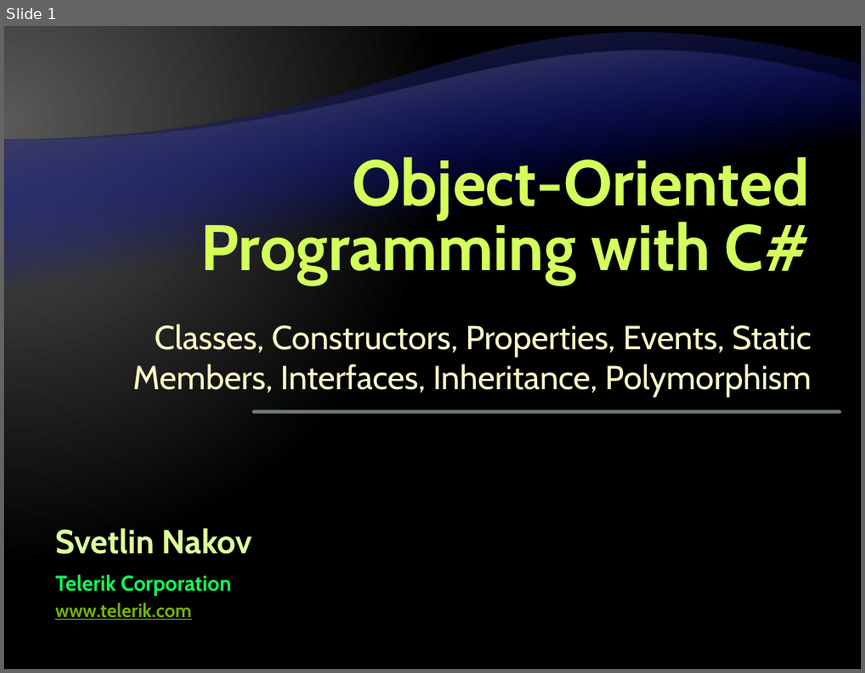
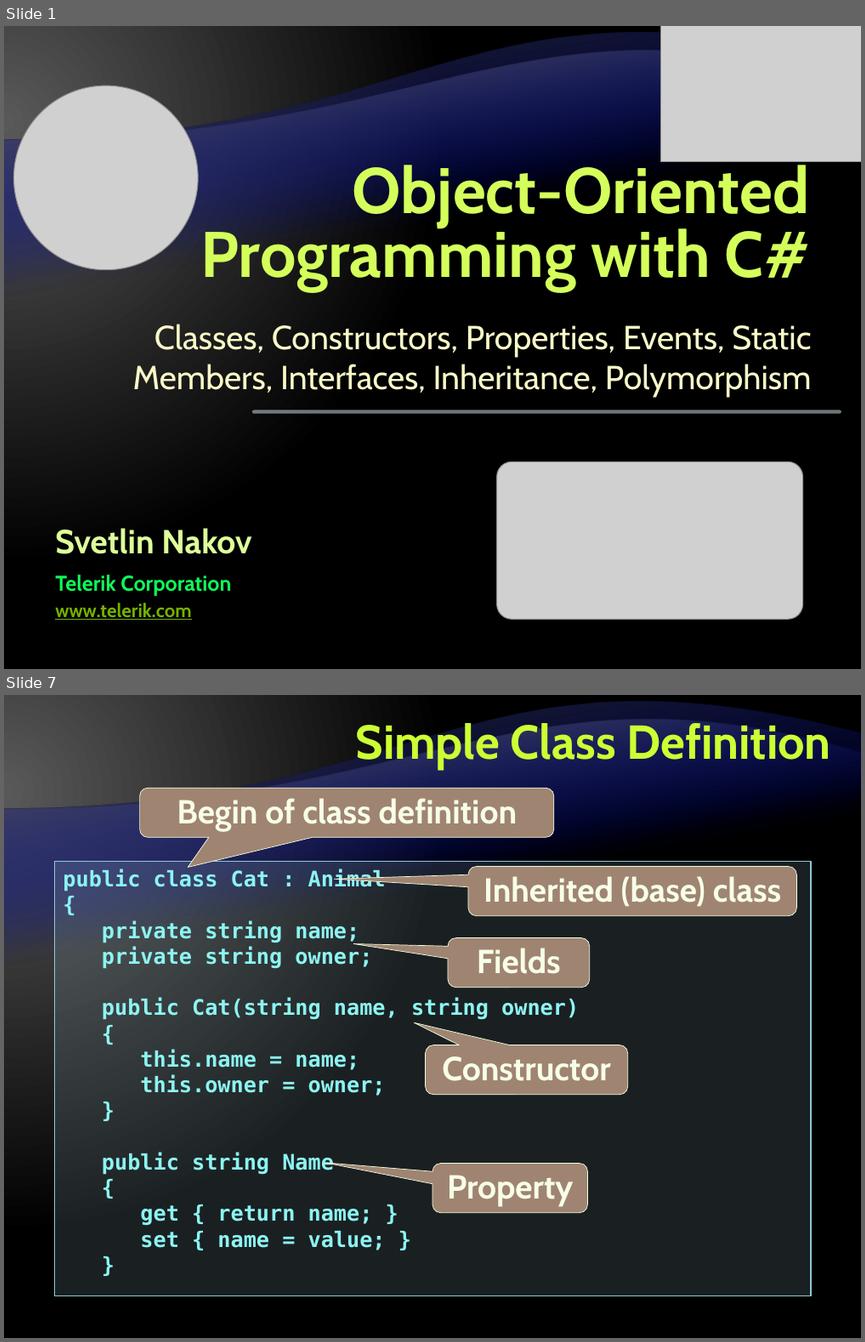
Before and after one commit to Graveheart/aspnetcourse, a slide deck: lectures/4. Object-Oriented Programming with C#.pptx. Shown one above the other, each under a label of ours: slide 1 before the commit, slides 1 and 7 after it; the slides between them are not shown. The pictures are 865x673 and 865x1342 pixels, drawn with LibreOffice and Linux fonts; fonts in the diff are those of the drawing; grey boxes stand for pictures; background and template pictures are left out. Boxes give left, top, right and bottom in pixels: in the first picture for what was removed or moved away, otherwise in the second. Text is boxed around its words. In the diff, an @@ line names an element or a change of style, - is before the commit and + after.

```diff
--- a/lectures/4. Object-Oriented Programming with C#.pptx
+++ b/lectures/4. Object-Oriented Programming with C#.pptx
@@ slide 7 added at (4,695,861,1338), background gradient #595959 to #000000; not listed: 2 template elements that a slide beside it also shows @@
@@ title added at (356,719,831,770), 40 pt, text #CCFF33, bold @@
+Simple Class Definition
@@ rounded speech box added at (139,788,553,837), fill #9F8471, outline #F5FFE0 0.5 pt, 28 pt, text #F7FFE7, bold @@
+Begin of class definition
@@ rectangle added at (54,862,812,1296), fill #B5DBE5 at 15% opacity, outline #90CAD7 1 pt, 18 pt, text #8CF4F2, bold @@
+public class Cat : Animal
+{
+private string name;
+private string owner;
+public Cat(string name, string owner)
+{
+this.name = name;
+this.owner = owner;
+}
+public string Name
+{
+get { return name; }
+set { name = value; }
+}
@@ rounded speech box added at (468,867,796,916), fill #9F8471, outline #F5FFE0 0.5 pt, 28 pt, text #F7FFE7, bold @@
+Inherited (base) class
@@ rounded speech box added at (448,937,589,987), fill #9F8471, outline #F5FFE0 0.5 pt, 28 pt, text #F7FFE7, bold @@
+Fields
@@ rounded speech box added at (426,1044,628,1095), fill #9F8471, outline #F5FFE0 0.5 pt, 28 pt, text #F7FFE7, bold @@
+Constructor
@@ rounded speech box added at (432,1163,587,1213), fill #9F8471, outline #F5FFE0 0.5 pt, 28 pt, text #F7FFE7, bold @@
+Property
@@ slide 1 changed as well @@
@@ picture added at (660,26,861,161) @@
@@ picture added at (4,76,207,280) @@
@@ title "Object-Oriented Programming with C#": place and size @@
-title "Object-Oriented Programming with C#" at (201,152,810,284)
+title "Object-Oriented Programming with C#" at (201,159,810,291)
@@ picture added at (497,461,802,618) @@
```
Also in this commit, not shown: 86 other slides added, 2 slides removed, 1 other file.
